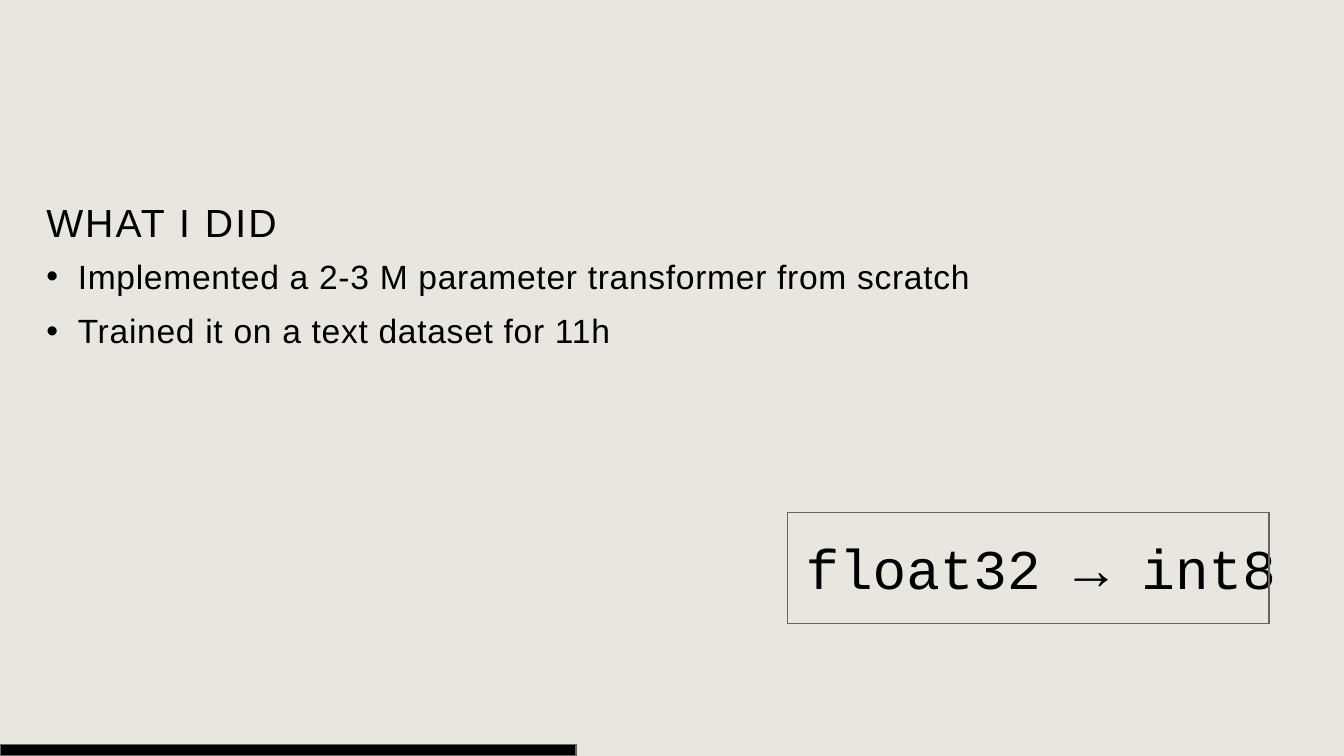
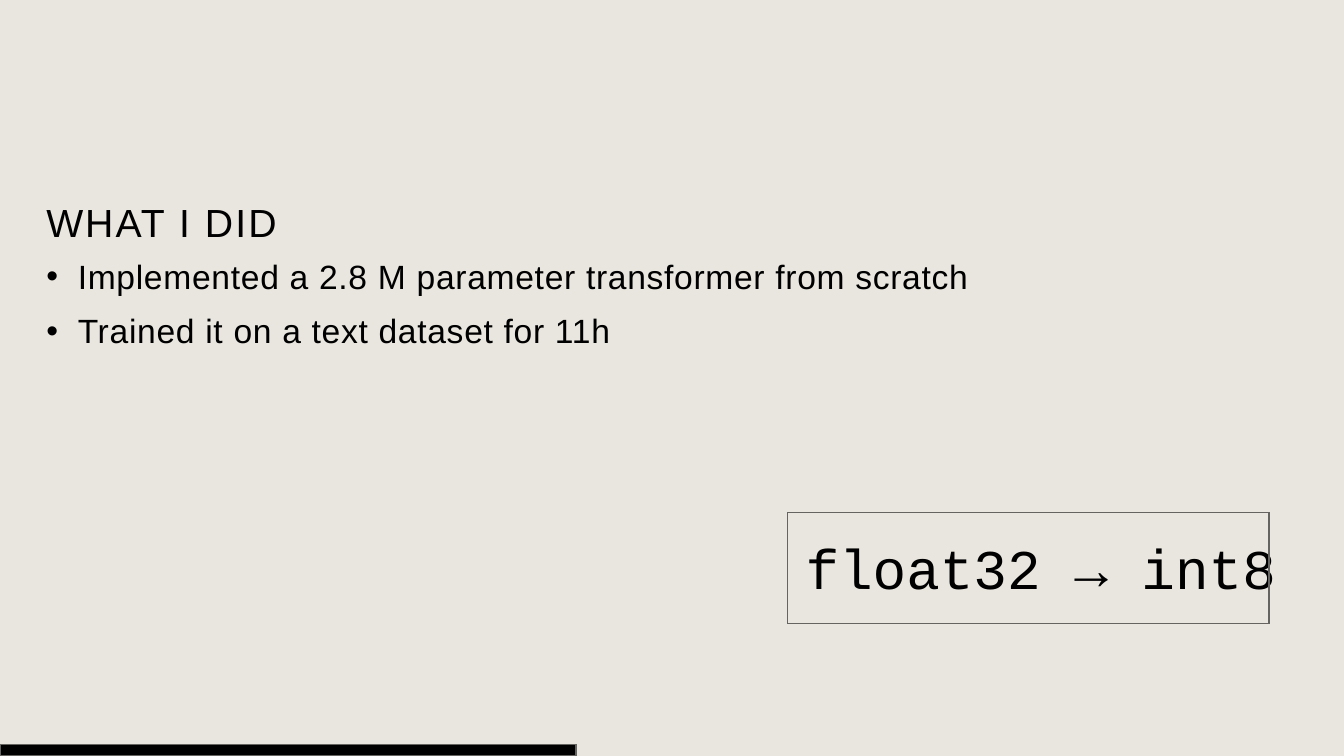
Before and after one commit to p0017/11918494_nanoGPTQ, a slide deck: slide 6 of report/presentation_without_macros.pptx. Drawn at 1344x756 pixels with LibreOffice and Linux fonts; fonts in the diff are those of the drawing; background and template pictures are left out. Boxes give left, top, right and bottom in pixels: in the first picture for what was removed or moved away, otherwise in the second. Text is boxed around its words. In the diff, an @@ line names an element or a change of style, - is before the commit and + after.

```diff
--- a/report/presentation_without_macros.pptx
+++ b/report/presentation_without_macros.pptx
@@ text at bbox=[78, 264, 967, 296]: text changed @@
-• Implemented a 2-3 M parameter transformer from scratch
+• Implemented a 2.8 M parameter transformer from scratch
```
Also in this commit, not shown: 5 other slides changed, 1 other file.
